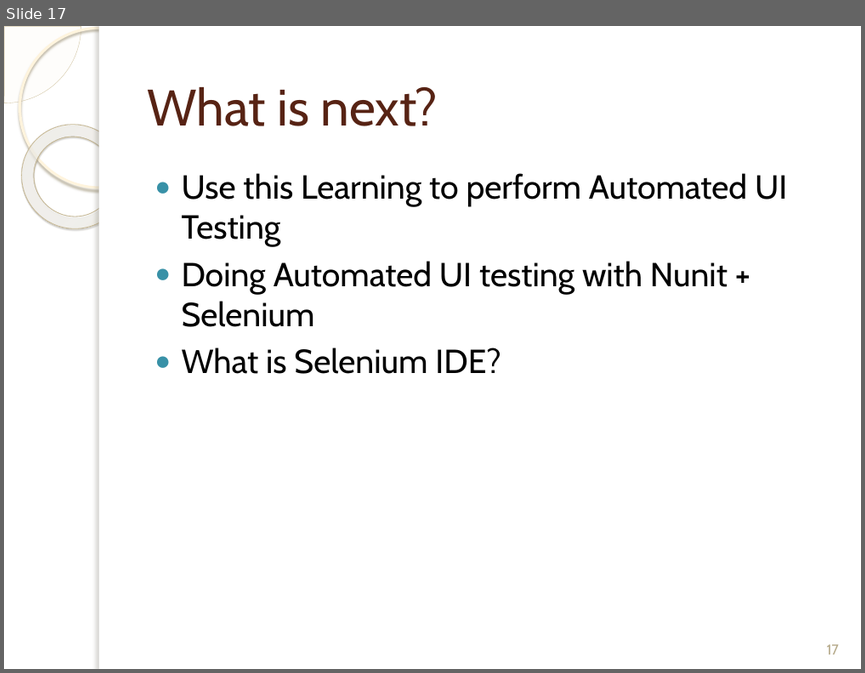
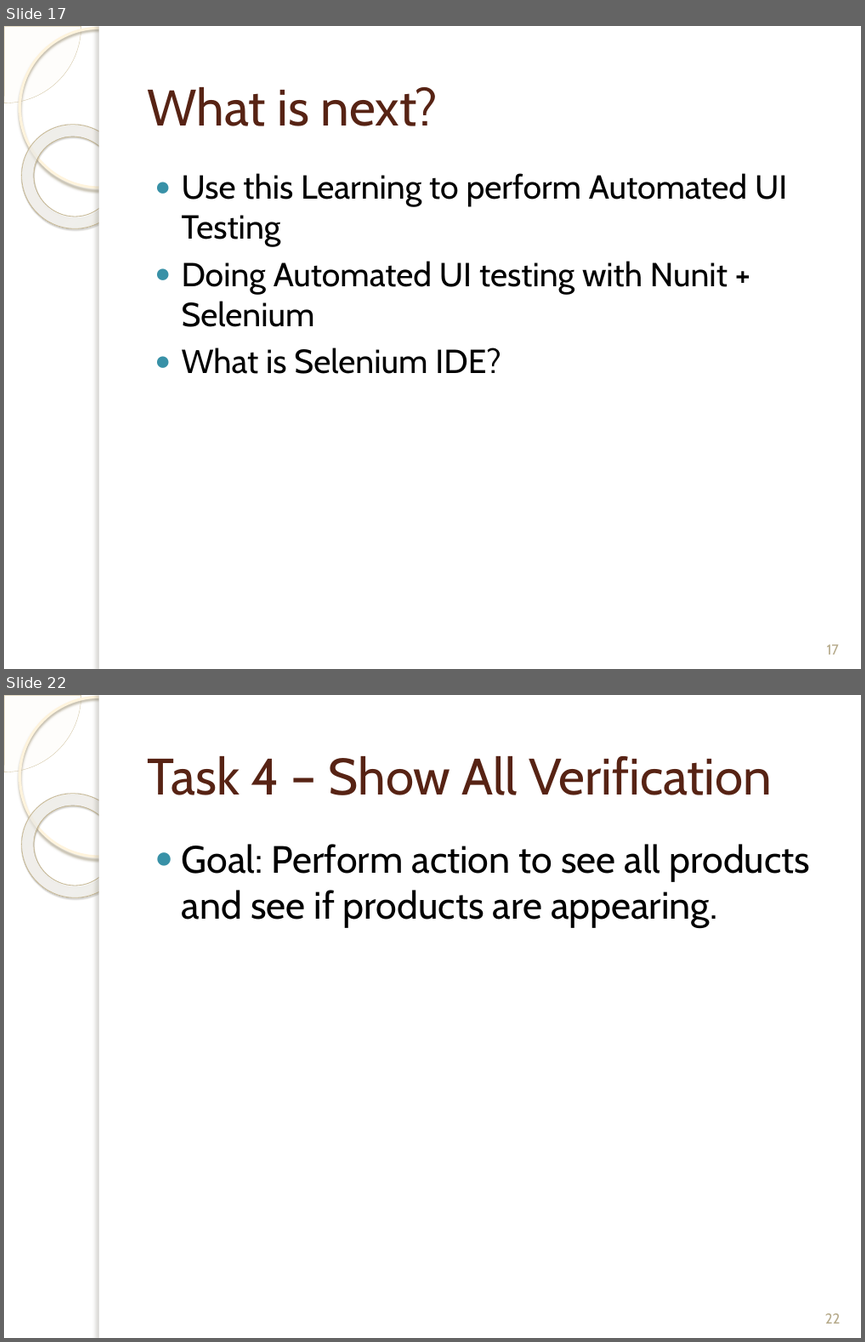
Before and after one commit to bilalshahzad139/SeleniumUIAutomation, a slide deck: Intro_To_Selenium.pptx. Shown one above the other, each under a label of ours: slide 17 before the commit, slides 17 and 22 after it; the slides between them are not shown. The pictures are 865x673 and 865x1342 pixels, drawn with LibreOffice and Linux fonts; fonts in the diff are those of the drawing; background and template pictures are left out. Boxes give left, top, right and bottom in pixels: in the first picture for what was removed or moved away, otherwise in the second. Text is boxed around its words. In the diff, an @@ line names an element or a change of style, - is before the commit and + after.

```diff
--- a/Intro_To_Selenium.pptx
+++ b/Intro_To_Selenium.pptx
@@ slide 22 added at (4,695,861,1338), background picture (left out); not listed: 5 template elements that a slide beside it also shows @@
@@ title added at (147,756,772,795), 43 pt, text #572314 @@
+Task 4 – Show All Verification
@@ text added at (182,844,811,927), 32 pt, text #000000 @@
+● Goal: Perform action to see all products and see if products are appearing.
@@ page number added at (825,1313,840,1323), 12 pt, text #B6A98A @@
+22
```
Also in this commit, not shown: 1 slide changed, 9 other slides added, 7 other files.
